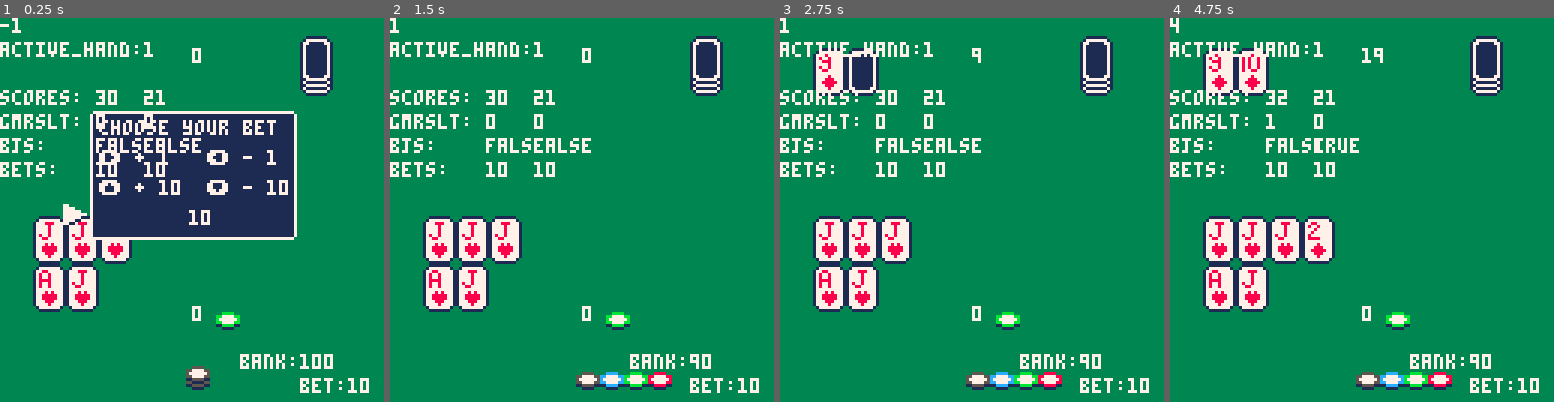
Above: before the commit, frames 1-4 (left to right).
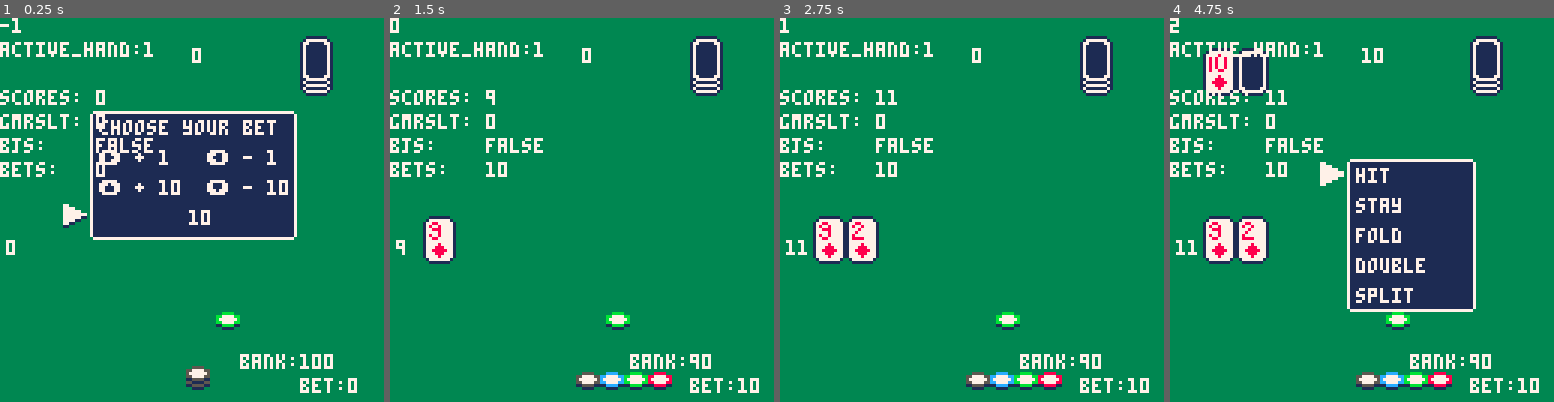
Above: after the commit, the same moments.

Repository: UA-koval/blackjack-pico-8
Game: PICO-8 cartridge blackjack.p8
The game is run twice, just before and just after one commit, with the same random seed, the same clock (stepped at 60 frames per second) and the same inputs.
Inputs:
- Up to frame 1 (0.25 s): no input
- Up to frame 2 (1.5 s): tap O (Z key) at 0.7 s
- Up to frame 3 (2.75 s): hold Right 1.6-2.1 s; tap O (Z key) at 1.7, 2.1, 2.5 s; hold Up 2.15-2.42 s; hold Right from 2.47 s (still down)
- Up to frame 4 (4.75 s): tap O (Z key) every 0.4 s from 2.9 to 4.5 s; release Right at 3.03 s; hold Left 3.08-3.58 s; hold Down 3.63-3.97 s; hold Right 4.02-4.68 s; hold Up from 4.73 s (still down)

The runs differ from the first frame. In frame 1, 5.3% of the frame differs, in the area x 1-97%, y 18-98%; in frame 2, 4.9%; in frame 3, 5.8%; in frame 4, 19%, in the area x 0-80%, y 0-79%.

Commit message:
Progress.

Diff:
--- a/blackjack.p8
+++ b/blackjack.p8
@@ -10,13 +10,7 @@
 --
 --
 -- known bugs:
--- -double doubles bet
---  for second hand, if present
-
---
--- - split is still
---   not implemented
---
+-- - score is wrong
 --
 -- refactor stages to table
 --
@@ -32,16 +26,13 @@
 --
 
 -- game logic vars
-bets = {10,10}
+bets = {0}
 bank = 100
-hands= {{{10,0},{10,0},{10,0}},{{0,0},{10,0}}}
+hands= {{}}
 active_hand=1
-hand = {}
 dealer = {}
-score=0
-blackjack, fold = false,false
+fold = false
 blackjacks={false,false}
-game_result=0
 game_results={0,0}
 payout=0
 
@@ -71,7 +62,7 @@
 cursor_anim_frame = 0
 tempbet = 10
 
-
+debug=true
 -->8
 -- game logic functions
 function reset_game()
@@ -230,6 +221,7 @@
 -- draw ui functions
 function draw_game_window()
 	 -- window background
+	 if (blackjacks[active_hand]) return
 	 menuy+=active_hand*16
 	 line(menux,menuy-1,menux+sizex,menuy-1,7)
 	 line(menux,menuy+sizey+1,menux+sizex,menuy+sizey+1,7)
@@ -239,7 +231,7 @@
 	 -- text
 	 print("hit",menux+2,menuy+2,7)
 	 print("stay",menux+2,menuy+10+2,7)
-	 if (#hand>2) pal(7,13)
+	 if (#hands[active_hand]>2) pal(7,13)
 	 print("fold",menux+2,menuy+20+2,7)
 	 if (bank<bets[1]) pal(7,13)
 	 print("double",menux+2,menuy+30+2,7)
@@ -316,7 +308,9 @@
 	end
  draw_all_cards()
 	-- player counter
-	print(count_score(hand),64,96,7)
+	for n,hand in pairs(hands) do
+		print(count_score(hand),2,58+n*16,7)
+	end
 	-- dealer counter
 	print(count_score(dealer),64,10,7)
 	-- stage 2 ui for input
@@ -326,19 +320,24 @@
  print("bank:"..bank,80,112)
  print("bet:"..bets[1],100,120)
  -- todo: iterate per hand
+
 -- debug prints
+if debug then
 print(stage,0,0,7)
 print("active_hand:"..active_hand,0,8,7)
 print("scores:",0,24,7)
 print("gmrslt:",0,32,7)
 print("bjs:",0,40,7)
 print("bets:",0,48,7)
+
 for n,hand in pairs(hands) do
  print(count_score(hand),16+n*16,24,7)
  print(game_results[n],16+n*16,32,7)
  print(blackjacks[n],16+n*16,40,7)
  print(bets[n],16+n*16,48,7)
 end
+end -- debug
+
 end
 
 -->8
@@ -453,8 +452,8 @@
 end
 
 if (bank<bets[1]) item_lim=2
---if #hands[active_hand]>2 then
--- item_lim=1 end
+if #hands[active_hand]>2 then
+ item_lim=1 end
 
 if btnp(3) and item<item_lim then
 	item+=1 end
@@ -463,7 +462,9 @@
 if btnp(4) then
  if item == 0 then -- hit
   hit(hands[active_hand])
- 	next_hand()
+  if count_score(hands[active_hand]) >= 21 then
+	 	next_hand()
+	 end
  elseif item == 1 then -- stand
  	next_hand()
  elseif item == 2 then -- fold
@@ -476,6 +477,14 @@
   bank-=bets[active_hand]
   bets[active_hand]*=2
  	next_hand()
+ elseif item == 4 then -- split
+  if #hands[active_hand] <2 then return end
+  add(hands,{})
+  add(hands[#hands],
+  hands[active_hand][2])
+  del(hands[active_hand],hands[active_hand][2])
+  bank-=bets[1]
+  add(bets,bets[1])
  end
 
 end -- menu selector
@@ -497,7 +506,8 @@
 --  nor has drawn blackjack
 for n,hand in pairs(hands) do
 if game_results[n] !=1 and
-count_score(dealer) <= 21 then
+count_score(dealer) <= 21 and
+blackjacks[active_hand]==false then
 	diff = count_score(hand) -
 	       count_score(dealer)
 	if diff>0 then
